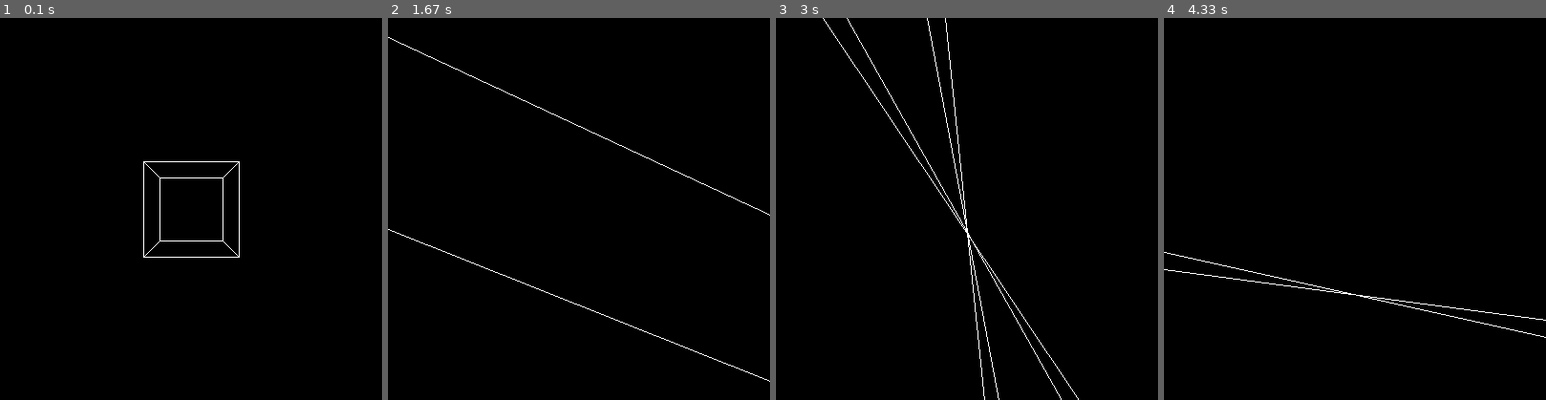
Above: before the commit, frames 1-4 (left to right).
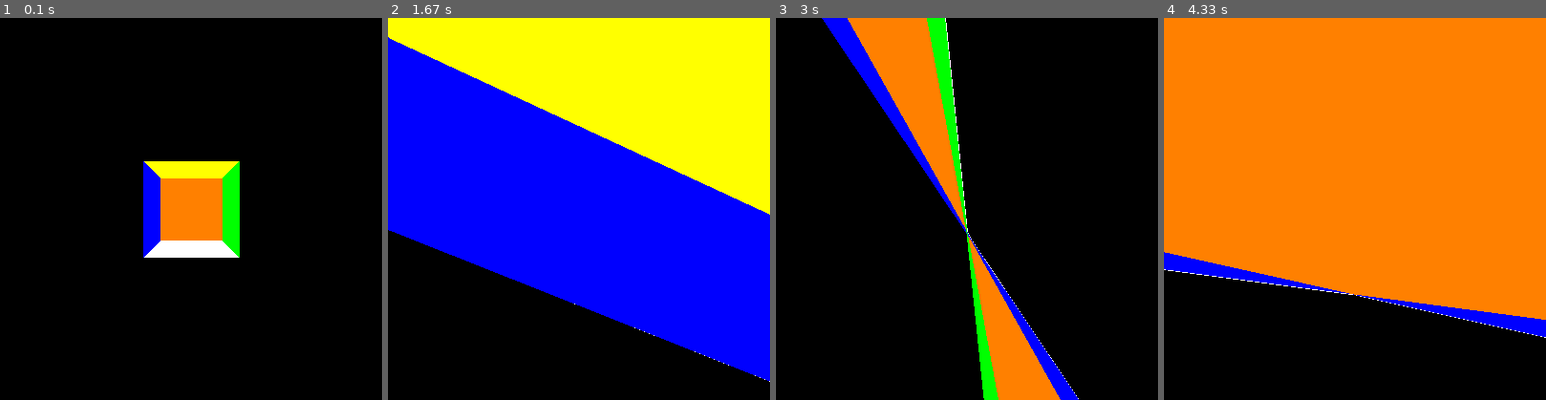
Above: after the commit, the same moments.

Repository: brccabral/Pygame_3DGraphics_Scratch
Game: pygame game, started from main.py
Same seed, same stepped clock (60 frames per second), same inputs: the game is played once before the commit and once after it.
Inputs (mouse positions are in pixels of both pictures, inside the frame that each line leads up to):
- Up to frame 1 (0.1 s): no input
- Up to frame 2 (1.67 s): hold D 0.33-0.8 s; move the mouse to (563, 224) at 0.37 s; hold W 0.83-1.13 s; move the mouse to (701, 197) at 0.87 s; hold D 1.17-1.63 s; move the mouse to (579, 231) at 1.2 s
- Up to frame 3 (3 s): hold A 1.67-2.2 s; move the mouse to (875, 212) at 1.7 s; hold S 2.23-2.53 s; move the mouse to (1005, 293) at 2.27 s; hold A 2.57-2.97 s; move the mouse to (848, 300) at 2.6 s
- Up to frame 4 (4.33 s): hold W 3-3.37 s; move the mouse to (1408, 75) at 3.03 s; hold D 3.4-4.03 s; move the mouse to (1492, 342) at 3.43 s; hold S from 4.07 s (still down); move the mouse to (1400, 243) at 4.1 s

The runs differ from the first frame. In frame 1, 6.3% of the frame differs, in the area x 37-63%, y 37-63%; in frame 2, 75%, in the area x 0-100%, y 0-95%; in frame 3, 15%; in frame 4, 74%.

Commit message:
draw cube faces, but not correctly

Diff:
--- a/main.py
+++ b/main.py
@@ -83,6 +83,24 @@
             (3, 7),
         )
 
+        self.faces = (
+            (0, 1, 2, 3),
+            (4, 5, 6, 7),
+            (0, 1, 5, 4),
+            (2, 3, 7, 6),
+            (0, 3, 7, 4),
+            (1, 2, 6, 5),
+        )
+
+        self.colors = (
+            (255, 0, 0),
+            (255, 128, 0),
+            (255, 255, 0),
+            (255, 255, 255),
+            (0, 0, 255),
+            (0, 255, 0),
+        )
+
         self.camera = Camera((0, 0, -5))
 
         # pygame.event.get()
@@ -106,29 +124,67 @@
                         pygame.quit()
                         sys.exit()
 
-            for edge in self.edges:
-                vertices = self.verts[edge[0]], self.verts[edge[1]]
-                points = []
-                for x, y, z in vertices:
+            # update verts coordinates from camera position
+            vert_list = []
+            screen_coords = []
+            for x, y, z in self.verts:
+                x -= self.camera.pos[0]
+                y -= self.camera.pos[1]
+                z -= self.camera.pos[2]
 
-                    x -= self.camera.pos[0]
-                    y -= self.camera.pos[1]
-                    z -= self.camera.pos[2]
+                x, z = self.rotate2d((x, z), self.camera.rot[1])
+                y, z = self.rotate2d((y, z), self.camera.rot[0])
 
-                    x, z = self.rotate2d((x, z), self.camera.rot[1])
-                    y, z = self.rotate2d((y, z), self.camera.rot[0])
+                vert_list.append((x, y, z))
 
-                    f = self.center_width / z
-                    x, y = x * f, y * f
-                    points.append(
-                        (self.center_width + int(x), self.center_height + int(y))
-                    )
-                pygame.draw.line(self.screen, (255, 255, 255), points[0], points[1], 1)
+                f = self.center_width / z
+                x, y = x * f, y * f
+                screen_coords.append(
+                    (self.center_width + int(x), self.center_height + int(y))
+                )
+
+            self.draw_edges()
+
+            face_list = []
+            face_color = []
+            for face in self.faces:
+                on_screen = False
+                for v in face:
+                    # z coord of vert
+                    if vert_list[v][2] > 0:
+                        on_screen = True
+                        break
+                if on_screen:
+                    coords = [screen_coords[f] for f in face]
+                    face_list.append(coords)
+                    face_color.append(self.colors[self.faces.index(face)])
+
+            for i, face in enumerate(face_list):
+                pygame.draw.polygon(self.screen, face_color[i], face_list[i])
 
             pygame.display.flip()
             self.clock.tick(self.fps)
 
             self.camera.update(self.dt)
+
+    def draw_edges(self):
+
+        for edge in self.edges:
+            vertices = self.verts[edge[0]], self.verts[edge[1]]
+            points = []
+            for x, y, z in vertices:
+
+                x -= self.camera.pos[0]
+                y -= self.camera.pos[1]
+                z -= self.camera.pos[2]
+
+                x, z = self.rotate2d((x, z), self.camera.rot[1])
+                y, z = self.rotate2d((y, z), self.camera.rot[0])
+
+                f = self.center_width / z
+                x, y = x * f, y * f
+                points.append((self.center_width + int(x), self.center_height + int(y)))
+            pygame.draw.line(self.screen, (255, 255, 255), points[0], points[1], 1)
 
     def rotate2d(self, pos, radian):
         x, y = pos
